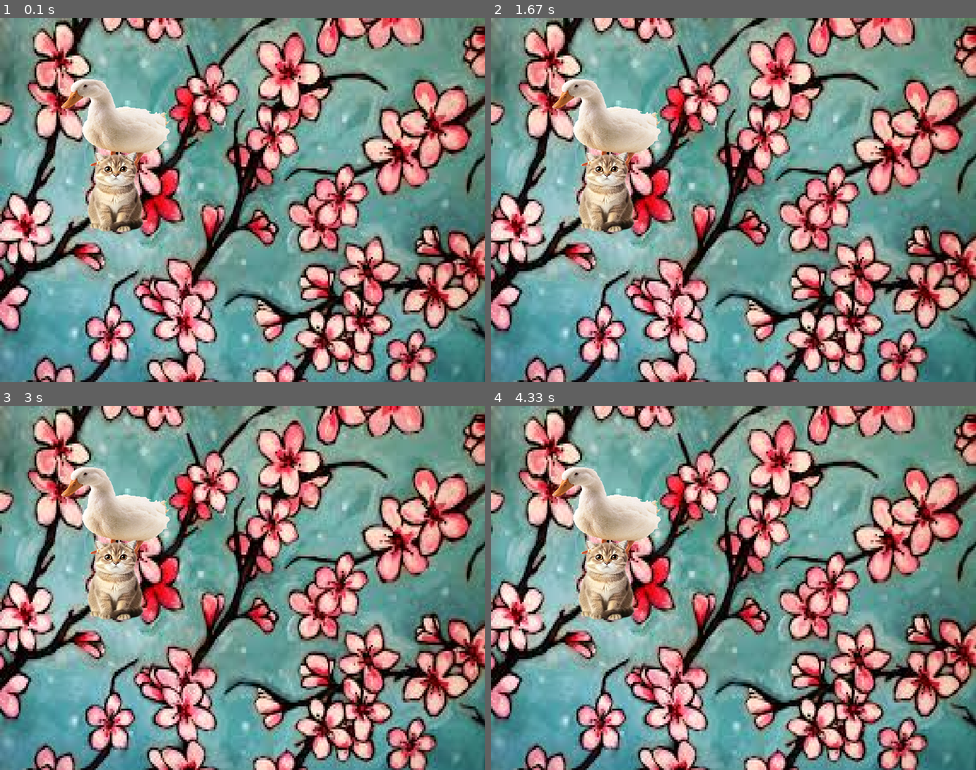
Above: before the commit, frames 1-4 (two rows, left to right).
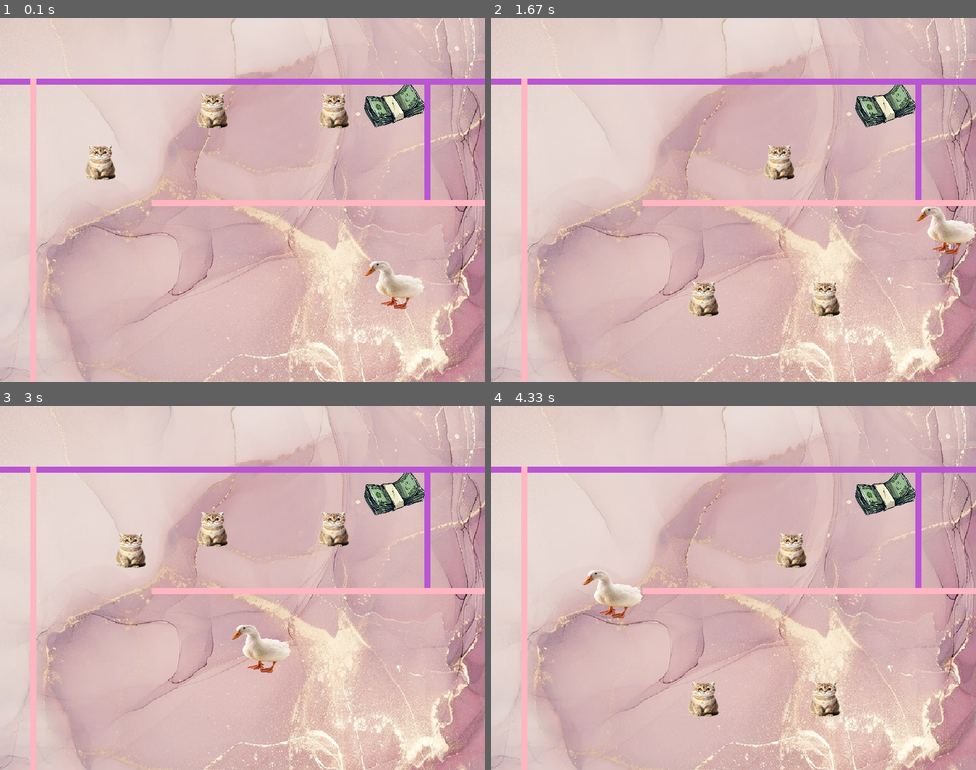
Above: after the commit, the same moments.

Repository: Sofia7306/game1
Game: pygame game, started from Game.py
Same seed, same stepped clock (60 frames per second), same inputs: the game is played once before the commit and once after it.
Inputs:
- Up to frame 1 (0.1 s): no input
- Up to frame 2 (1.67 s): hold Space 0.33-0.8 s; hold D 0.33-0.8 s; hold W from 1.33 s (still down)
- Up to frame 3 (3 s): release W at 1.8 s; hold A 2.33-2.87 s; hold S from 2.9 s (still down)
- Up to frame 4 (4.33 s): release S at 3.2 s; hold A 3.23-3.63 s; hold W 3.67-4.03 s; hold D from 4.07 s (still down)

The runs differ from the first frame. In frame 1, 95% of the frame differs, in the area x 0-100%, y 0-100%; in frame 2, 95%; in frame 3, 95%; in frame 4, 96%.

Commit message:
Add files via upload

Diff:
--- a/Game.py
+++ b/Game.py
@@ -1,42 +1,194 @@
 from pygame import *
+
+
+class Object(sprite.Sprite):
+    def __init__(self,player_image,x,y,w,h,speed):
+      super().__init__()
+      self.image = transform.scale(image.load(player_image),(w,h))
+      self.speed=speed
+      self.rect =self.image.get_rect()
+      self.rect.x = x
+      self.rect.y = y
+
+    def reset (self):
+        window.blit(self.image,(self.rect.x,self.rect.y))
+
+    def move(self):
+        keys = key.get_pressed()
+        if keys[K_a]and self.rect.x >0 :
+            self.rect.x -= self.speed
+            for w in walls:
+                if sprite.collide_rect(hamster1,w):
+                    self.rect.x += self.speed
+        if  keys[K_w]and self.rect.y >0 :
+            self.rect.y -= self.speed
+            for w in walls:
+                if sprite.collide_rect(hamster1,w):
+                    self.rect.y += self.speed
+        if keys[K_d]and self.rect.x <700 :
+            self.rect.x += self.speed
+            for w in walls:
+                if sprite.collide_rect(hamster1,w):
+                    self.rect.x -= self.speed
+        if  keys[K_s]and self.rect.y <500 :
+            self.rect.y += self.speed
+            for w in walls:
+                if sprite.collide_rect(hamster1,w):
+                    self.rect.y -= self.speed
+
+    direction = "right"
+    def move2(self):
+        if self.rect.x > 500:
+            self.direction ="left"
+        if self.rect.x < 100:
+            self.direction ="right"
+
+        if self.direction == "right" :
+            self.rect.x += self.speed
+        else:
+            self.rect.x -= self.speed
+
+    direction = "down"
+    def move3(self):
+        if self.rect.y > 500:
+            self.direction ="down"
+        if self.rect.y < 100:
+            self.direction ="up"
+
+        if self.direction == "up" :
+            self.rect.y += self.speed
+        else:
+            self.rect.y -= self.speed
+
+    def fire(self):
+        bullet = Bullet('fire.png',self.rect.centerx,self.rect.centery,15,15,10)
+        bullets.add(bullet)
+
+
+class Wall(sprite.Sprite):
+    def __init__(self, color_1, color_2, color_3, wall_x, wall_y, wall_width, wall_height):
+        super().__init__()
+        self.color_1 = color_1
+        self.color_2 = color_2
+        self.color_3 = color_3
+        self.width = wall_width
+        self.height = wall_height
+
+        # картинка стіни - прямокутник потрібних розмірів і кольору
+        self.image = Surface([self.width, self.height])
+        self.image.fill((color_1, color_2, color_3))
+        # кожен спрайт має зберігати властивість rect - прямокутник
+        self.rect = self.image.get_rect()
+        self.rect.x = wall_x
+        self.rect.y = wall_y
+
+    def draw_wall(self):
+        window.blit(self.image, (self.rect.x, self.rect.y))
+
+bullets = sprite.Group()
+
+class Bullet(Object):
+    def update(self): #функція пострілу праворуч
+        self.rect.x += 10
+        if self.rect.x > 1000:
+            self.kill()
 
 window =display.set_mode((800,600))
 picture =transform.scale(image.load("images.jpg"),(800,600))
-hamter1 =transform.scale(image.load("hamter1.png"),(180,160))
-hamster2 =transform.scale(image.load("hamster2.png"),(180,160))
+
+#створення персонажів
+hamster1 =Object('hamter1.png',600,400,100,80,10)
+hamster2 =Object('hamster2.png',100,200,100,70,5)
+hamster3 =Object("hamster2.png",300,100,100,70,5)
+hamster4 =Object("hamster2.png",500,100,100,70,5)
+money=Object("money.png",600,100,100,80,80)
+
+#створення стін
+wall1 = Wall (186,85,211,0,100,800,10)
+wall2 = Wall (255,182,193,50,100,10,800)
+wall4 = Wall (186,85,211,700,100,10,200)
+wall3 = Wall (255,182,193,250,300,600,10)
+
+walls = []
+walls.append(wall1)
+walls.append(wall2)
+walls.append(wall3)
+walls.append(wall4)
+
 
 clock = time.Clock()
+
 x1,y1 = 100,100
 x2,y2 = 100,200
 game=True
+
+lvl1 = True
+lvl2 = False
 while game:
-    for e in event.get():
-        if e.type == QUIT:
-            game = False
+    if lvl1:
+        for e in event.get():
+            if e.type == QUIT:
+                game = False
+            elif e.type == KEYDOWN:
+                if e.key == K_SPACE:
+                    hamster1.fire()
+
+        window.blit(picture,(0,0))
+        bullets.update()
+        bullets.draw(window)
+        hamster1.reset()
+        hamster2.reset()
+        hamster3.reset()
+        hamster4.reset()
+        money.reset()
+        hamster1.move()
+        hamster2.move2()
+        hamster3.move3()
+        hamster4.move3()
+        wall1.draw_wall()
+        wall2.draw_wall()
+        wall3.draw_wall()
+        wall4.draw_wall()
 
 
-    window.blit(picture,(0,0))
-    window.blit(hamter1,(x1,y1))
-    window.blit(hamster2,(x2,y2))
+        if sprite.collide_rect(hamster1,hamster2):
+            game = False
+        if sprite.spritecollide(hamster2,bullets,False):
+            hamster2.rect.y = -100
+        if sprite.spritecollide(hamster3,bullets,False):
+            hamster3.rect.y = -100
+        if sprite.spritecollide(hamster4,bullets,False):
+            hamster4.rect.y = -100
+        ###############################
+        if sprite.collide_rect(hamster1,money):
+            lvl1 = False
+            lvl2 = True
+            image2 =Object("images2.jpg",0,0,600,600,350)
+            hamster1 =Object('hamter1.png',600,400,100,80,10)
+            money2=Object("money2.png",550,100,300,300,300)
 
-    key_pressed = key.get_pressed()
-    if key_pressed[K_LEFT]:
-        x1-= 5
-    if key_pressed[K_RIGHT]:
-        x1+= 5
-    if key_pressed[K_DOWN]:
-        y1-= 5
-    if key_pressed[K_UP]:
-        y1+= 5
+        ###############################
 
-    if key_pressed[K_1]:
-        x2-= 5
-    if key_pressed[K_2]:
-        x2+= 5
-    if key_pressed[K_3]:
-        y2-= 5
-    if key_pressed[K_4]:
-        y2+= 5
+
+
+    if lvl2:
+        for e in event.get():
+            if e.type == QUIT:
+                game = False
+            elif e.type == KEYDOWN:
+                if e.key == K_SPACE:
+                    hamster1.fire()
+
+        window.blit(picture,(0,0))
+        bullets.update()
+        bullets.draw(window)
+        hamster1.reset()
+        money2.reset()
+        image2.reset()
+        hamster1.move()
+
+
+
 
     display.update()
     clock.tick(60)
--- /dev/null
+++ b/import pygame.py
@@ -0,0 +1,57 @@
+import pygame
+
+import random
+
+# ініціалізувати Pygame
+
+pygame.init()
+
+# розміри вікна
+
+width = 600
+
+height = 600
+
+# кольори
+
+white = (255, 255, 255)
+
+black = (0, 0, 0)
+
+# створити вікно
+
+screen = pygame.display.set_mode((width, height))
+
+# розміри комірки
+
+cell_size = 20
+
+# розміри лабіринту
+
+rows = height // cell_size
+
+cols = width // cell_size
+
+# створити порожній лабіринт
+
+maze = [[{'left': True, 'right': True, 'up': True, 'down': True} for j in range(cols)] for i in range(rows)]
+
+# встановити стіни на першому рядку та першому стовпці
+
+for i in range(rows):
+
+maze[i][0]['left'] = False
+
+maze[i][cols-1]['right'] = False
+
+for j in range(cols):
+
+maze[0][j]['up'] = False
+
+maze[rows-1][j]['down'] = False
+
+# випадкова початкова комірка
+
+current_cell = (random.randint(0, rows-1), random.randint(0, cols-1))
+
+# стек відвіданих комірок
Binary file added: fire.png
Binary file added: hamster3.png
Binary file changed: images.jpg
Binary file added: images2.jpg
Binary file added: money.png
Binary file added: money2.png
Binary file added: png-transparent-money-bag-desktop-money-saving-desktop-wallpaper-internet.png
